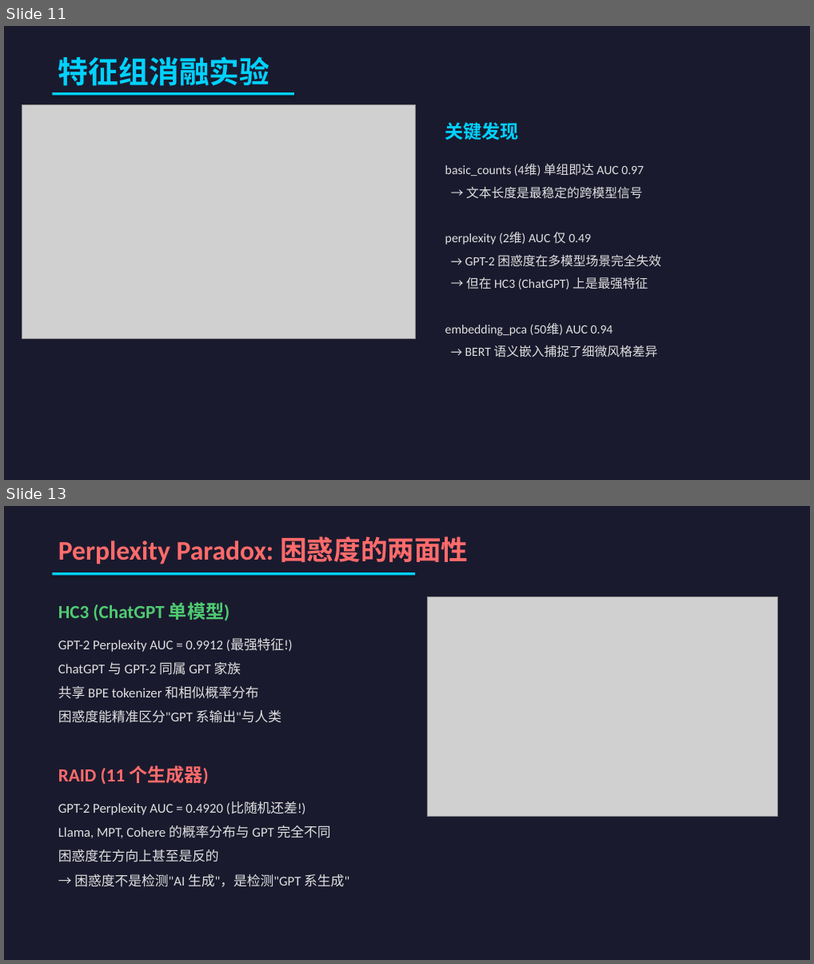
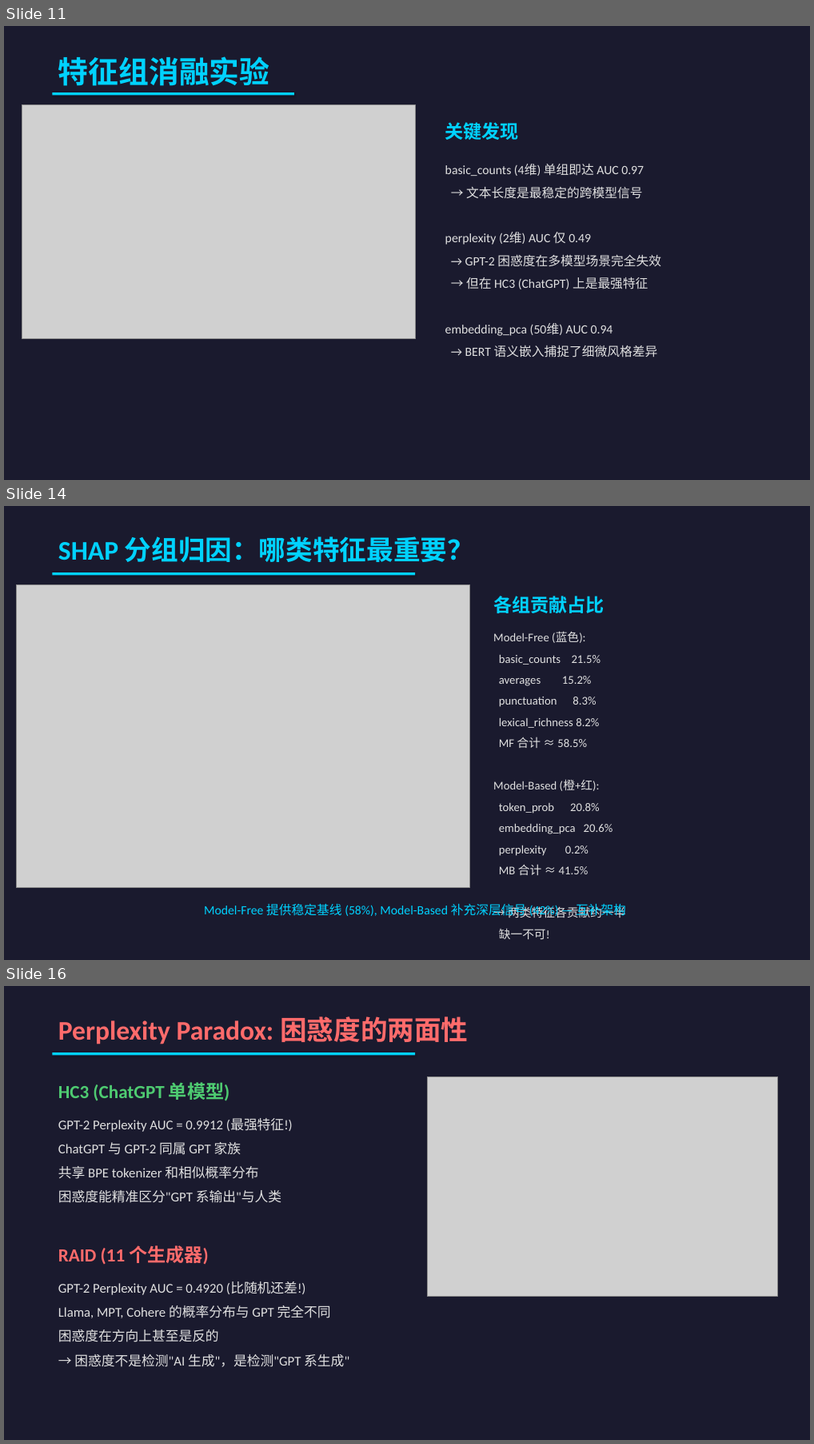
Before and after one commit to HaibinLai/HC3, a slide deck: reports/AIGC_Detection_Presentation.pptx. Shown one above the other, each under a label of ours: slides 11 and 13 before the commit, slides 11, 14 and 16 after it; the slides between them are not shown. The pictures are 814x964 and 814x1444 pixels, drawn with LibreOffice and Linux fonts; fonts in the diff are those of the drawing; grey boxes stand for pictures. Boxes give left, top, right and bottom in pixels: in the first picture for what was removed or moved away, otherwise in the second. Text is boxed around its words. In the diff, an @@ line names an element or a change of style, - is before the commit and + after.

```diff
--- a/reports/AIGC_Detection_Presentation.pptx
+++ b/reports/AIGC_Detection_Presentation.pptx
@@ slide 14 added at (x1=4, y1=506, x2=810, y2=960), background #1A1A2E @@
@@ text added at (x1=58, y1=536, x2=474, y2=562), 32 pt, text #00D2FF, bold @@
+SHAP 分组归因：哪类特征最重要？
@@ rectangle added at (x1=52, y1=572, x2=415, y2=575), fill #00D2FF @@
@@ picture added at (x1=16, y1=584, x2=470, y2=887) @@
@@ text added at (x1=494, y1=596, x2=604, y2=613), 22 pt, text #00D2FF, bold @@
+各组贡献占比
@@ text added at (x1=494, y1=632, x2=626, y2=939), 14 pt, text #E0E0E0 @@
+Model-Free (蓝色):
+basic_counts 21.5%
+averages 15.2%
+punctuation 8.3%
+lexical_richness 8.2%
+MF 合计 ≈ 58.5%
+Model-Based (橙+红):
+token_prob 20.8%
+embedding_pca 20.6%
+perplexity 0.2%
+MB 合计 ≈ 41.5%
+→ 两类特征各贡献约一半
+缺一不可!
@@ text added at (x1=204, y1=903, x2=626, y2=918), 15 pt, text #00D2FF @@
+Model-Free 提供稳定基线 (58%), Model-Based 补充深层信号 (42%) — 互补架构
@@ what was slide 13 is now slide 16 @@
```
Also in this commit, not shown: 2 other slides added, 5 other files.
